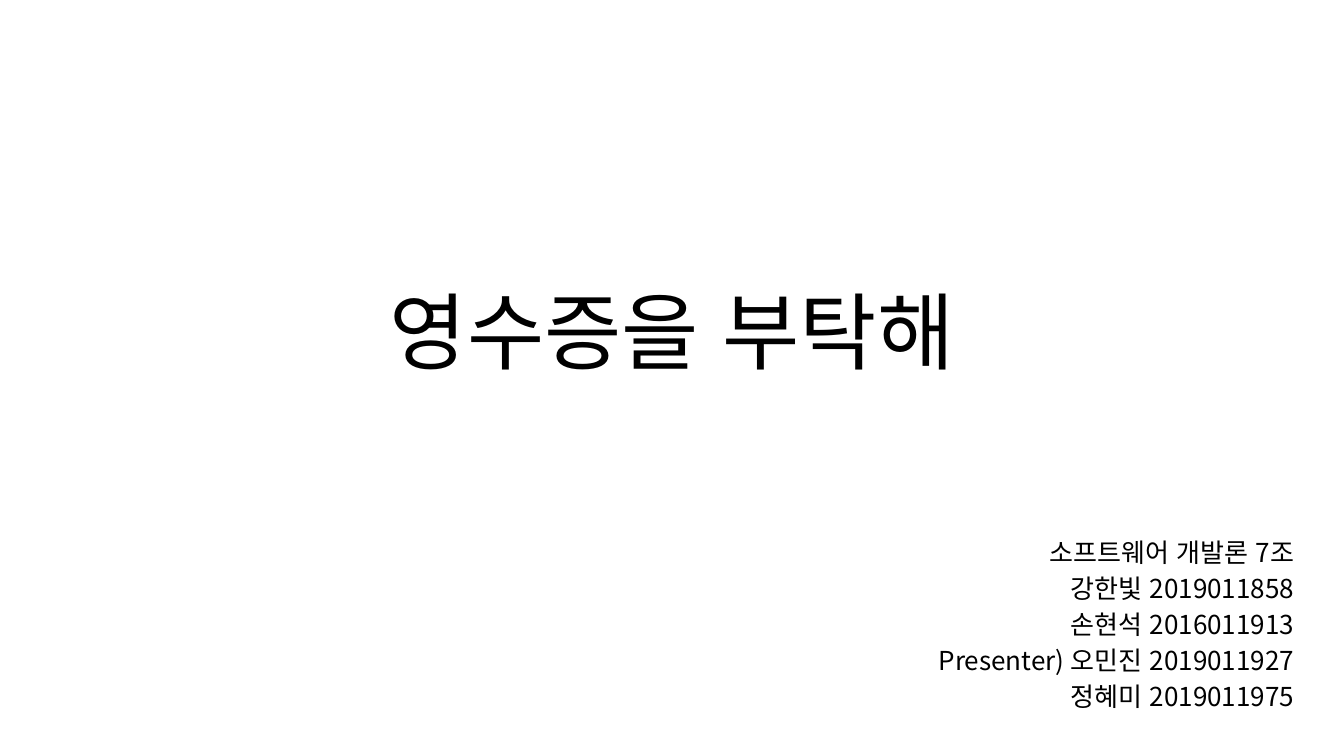
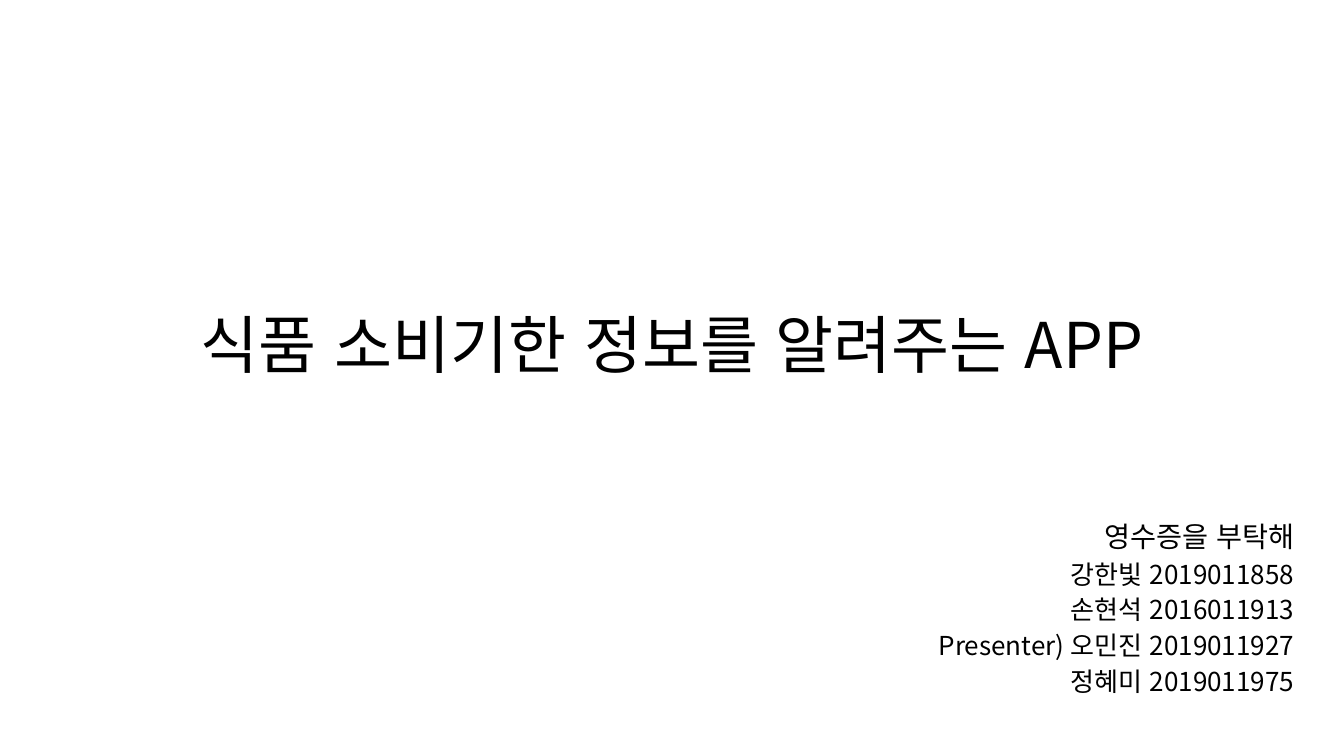
Before and after one commit to LumiereKANG/SW_development, a slide deck: slide 1 of ETC/프로젝트 제안서 7조.pptx. Drawn at 1344x756 pixels with LibreOffice and Linux fonts; fonts in the diff are those of the drawing. Boxes give left, top, right and bottom in pixels: in the first picture for what was removed or moved away, otherwise in the second. Text is boxed around its words. In the diff, an @@ line names an element or a change of style, - is before the commit and + after.

Commit message:
10.05 Final pptx

```diff
--- a/ETC/프로젝트 제안서 7조.pptx
+++ b/ETC/프로젝트 제안서 7조.pptx
@@ title at [201,316,1143,373]: text changed; size 60 to 45 pt @@
-영수증을 부탁해
+식품 소비기한 정보를 알려주는 APP
@@ subtitle "영수증을 부탁해": place and size @@
-subtitle "영수증을 부탁해" at [939,540,1294,708]
+subtitle "영수증을 부탁해" at [939,523,1294,693]
@@ subtitle at [1105,523,1294,550]: text changed; size 18.6 to 20.1 pt @@
-소프트웨어 개발론 7조
+영수증을 부탁해
```
Also in this commit, not shown: 1 other slide changed.
